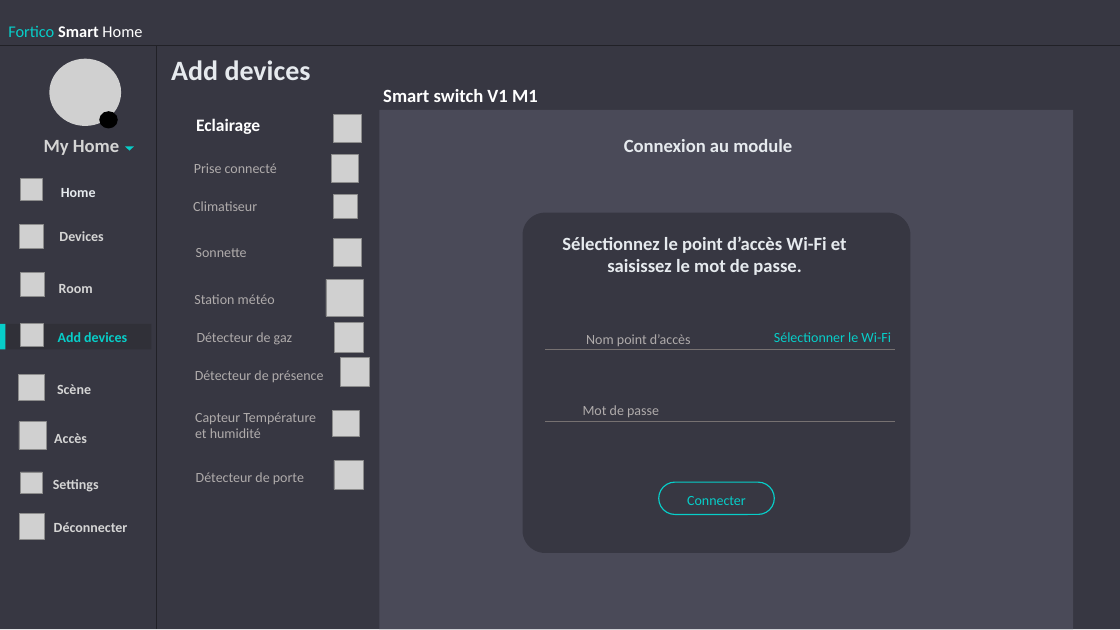
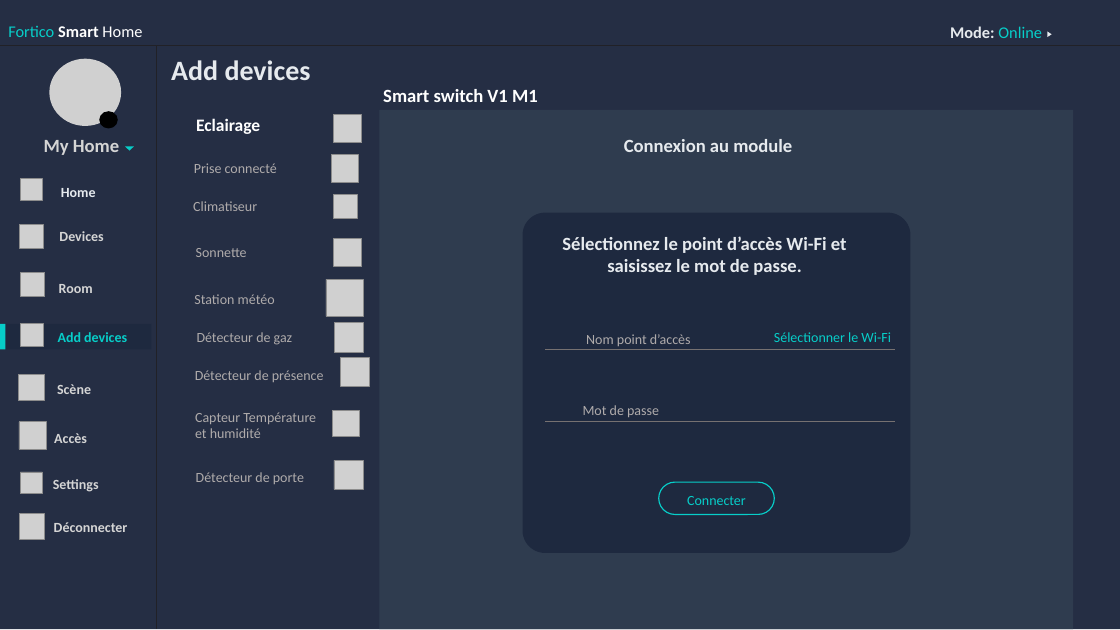
Before and after one commit to Fortuno-tech/Software, a slide deck: slide 17 of UI-model/UI design Fortico.pptx (slide 18 before the commit). Drawn at 1120x630 pixels with LibreOffice and Linux fonts; fonts in the diff are those of the drawing; grey boxes stand for pictures; background and template pictures are left out. Boxes give left, top, right and bottom in pixels: in the first picture for what was removed or moved away, otherwise in the second. Text is boxed around its words. In the diff, an @@ line names an element or a change of style, - is before the commit and + after.

```diff
--- a/UI-model/UI design Fortico.pptx
+++ b/UI-model/UI design Fortico.pptx
@@ rectangle at [0,0,1120,629]: fill #373742 to #252E44 @@
@@ text added at [950,26,1042,38], 14 pt, text #07CEC9 @@
+Mode: Online
@@ triangle added at [1048,31,1052,37], fill #E6EAEE @@
@@ rectangle at [380,110,1074,629]: fill #4A4A58 to #2F3C4F @@
@@ rounded rectangle at [523,213,911,553]: fill #373742 to #1E293F @@
@@ rectangle "Add devices" at [5,324,151,350]: fill #303038 to #1E293F @@
```
Also in this commit, not shown: 25 other slides changed, 4 other files.
